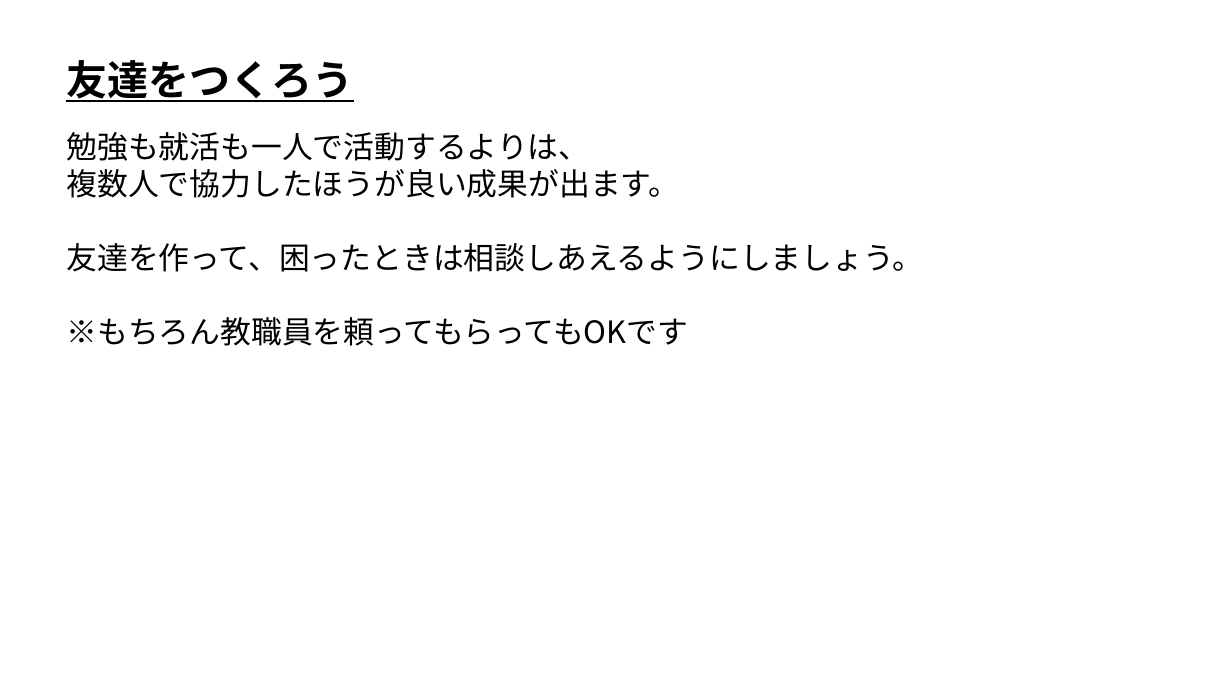
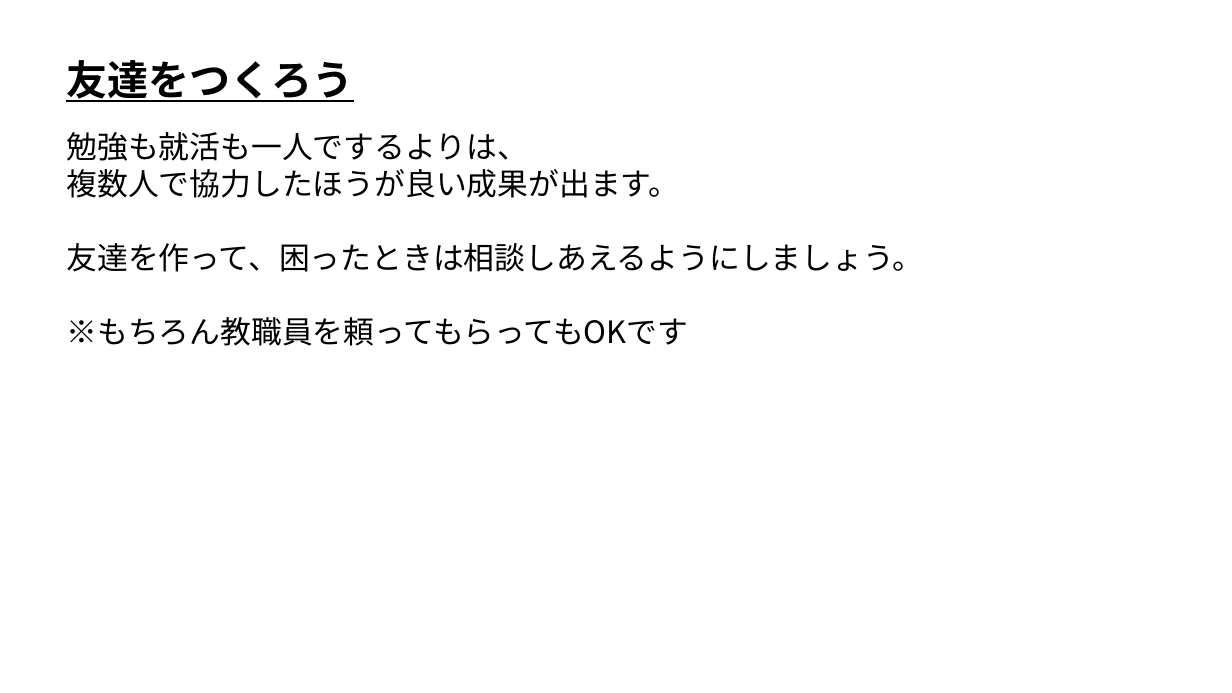
Before and after one commit to ArakiYusuke-Ohara/Textbook, a slide deck: slide 26 of その他/新入生ガイダンス/00_はじめに.pptx (slide 27 before the commit). Drawn at 1232x693 pixels with LibreOffice and Linux fonts; fonts in the diff are those of the drawing. Boxes give left, top, right and bottom in pixels: in the first picture for what was removed or moved away, otherwise in the second. Text is boxed around its words. In the diff, an @@ line names an element or a change of style, - is before the commit and + after.

```diff
--- a/その他/新入生ガイダンス/00_はじめに.pptx
+++ b/その他/新入生ガイダンス/00_はじめに.pptx
@@ text at [66, 132, 527, 161]: text changed @@
-勉強も就活も一人で活動するよりは、
+勉強も就活も一人でするよりは、
```
Also in this commit, not shown: 3 other slides changed.
